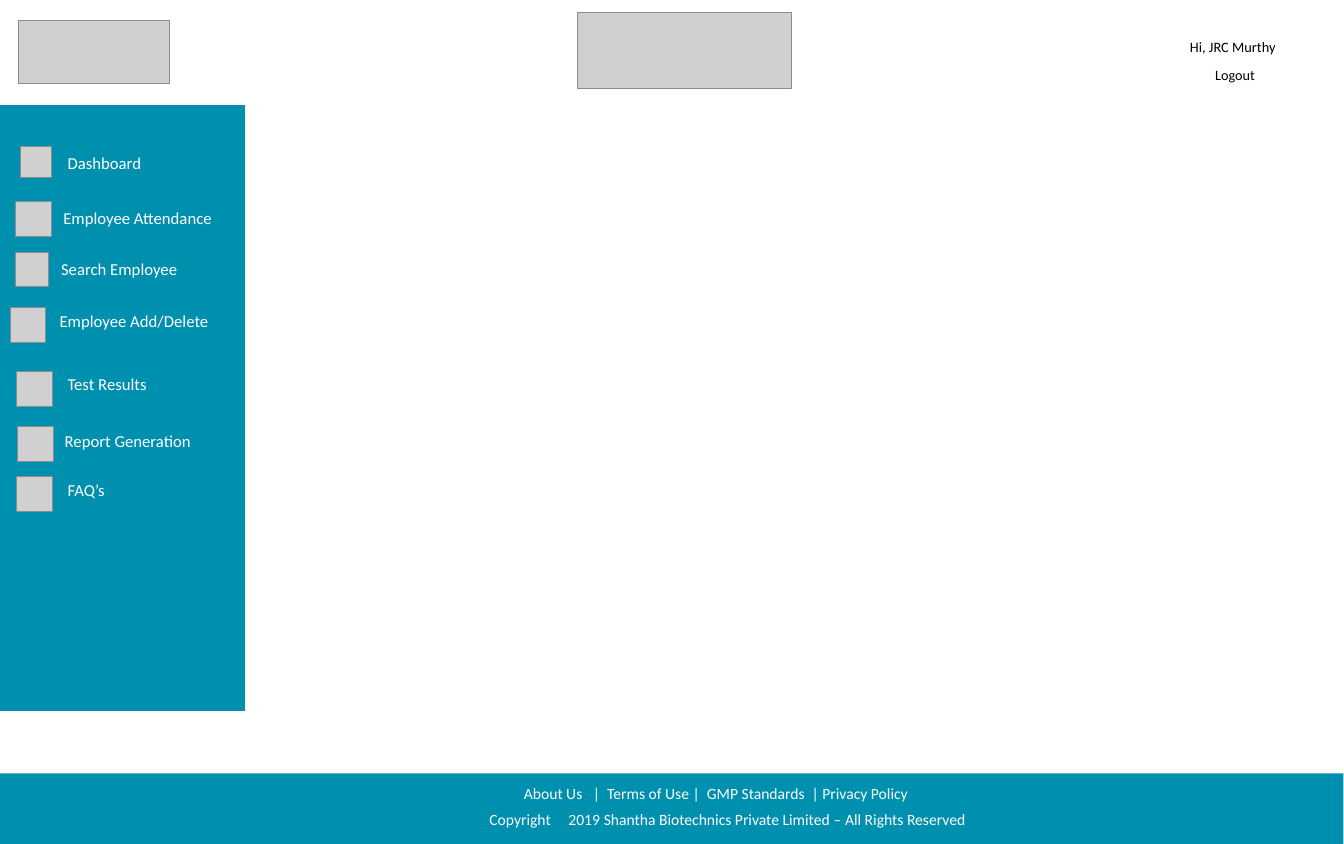
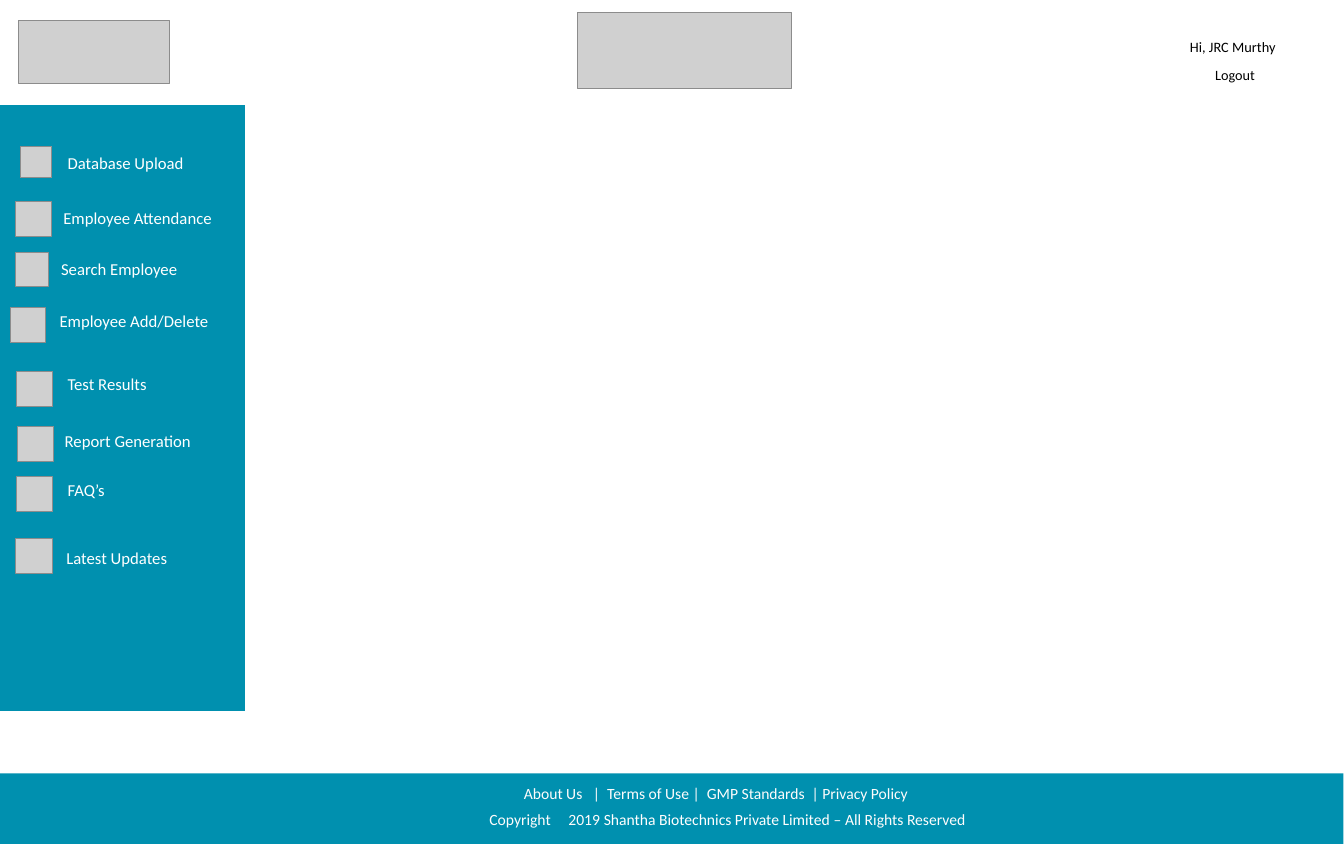
Before and after one commit to sarthakbhutani/Shantha_sih2019, a slide deck: slide 4 of Documentation/Screen Designs/Shanta Sanofi Screen Designs.pptx (slide 1 before the commit). Drawn at 1344x844 pixels with LibreOffice and Linux fonts; fonts in the diff are those of the drawing; grey boxes stand for pictures; background and template pictures are left out. Boxes give left, top, right and bottom in pixels: in the first picture for what was removed or moved away, otherwise in the second. Text is boxed around its words. In the diff, an @@ line names an element or a change of style, - is before the commit and + after.

```diff
--- a/Documentation/Screen Designs/Shanta Sanofi Screen Designs.pptx
+++ b/Documentation/Screen Designs/Shanta Sanofi Screen Designs.pptx
@@ text at (68,157,183,172): text changed @@
-Dashboard
+Database Upload
@@ picture added at (16,538,52,573) @@
@@ text added at (66,552,167,567), 12.8 pt, text #FFFFFF @@
+Latest Updates
```
Also in this commit, not shown: 2 other slides changed, 11 slides added.
